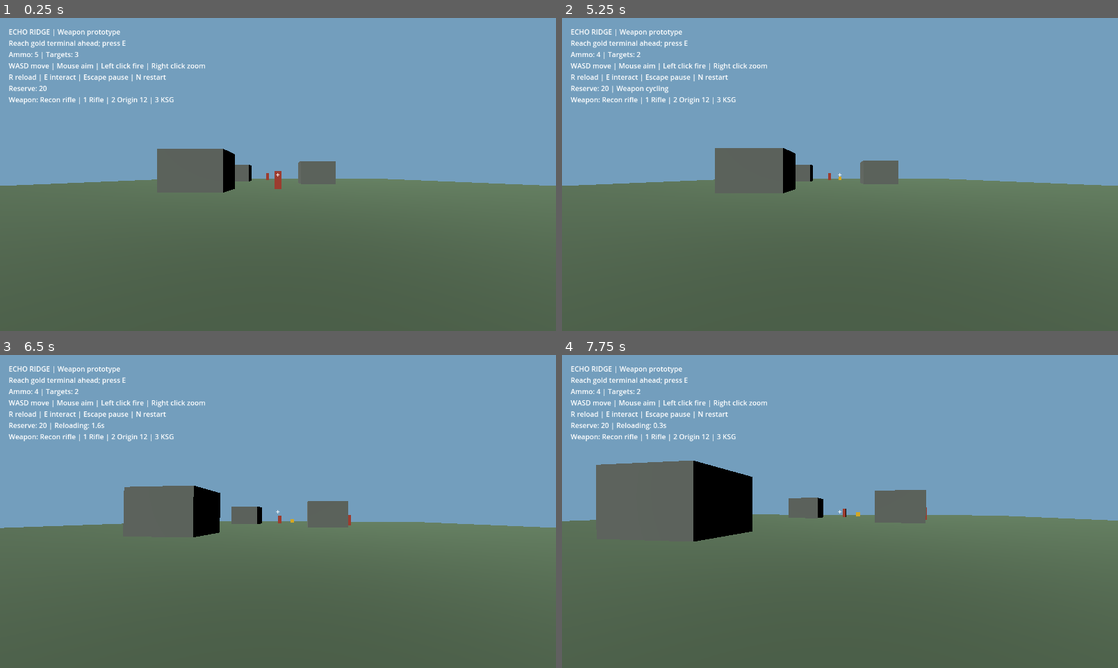
Above: before the commit, frames 1-4 (two rows, left to right).
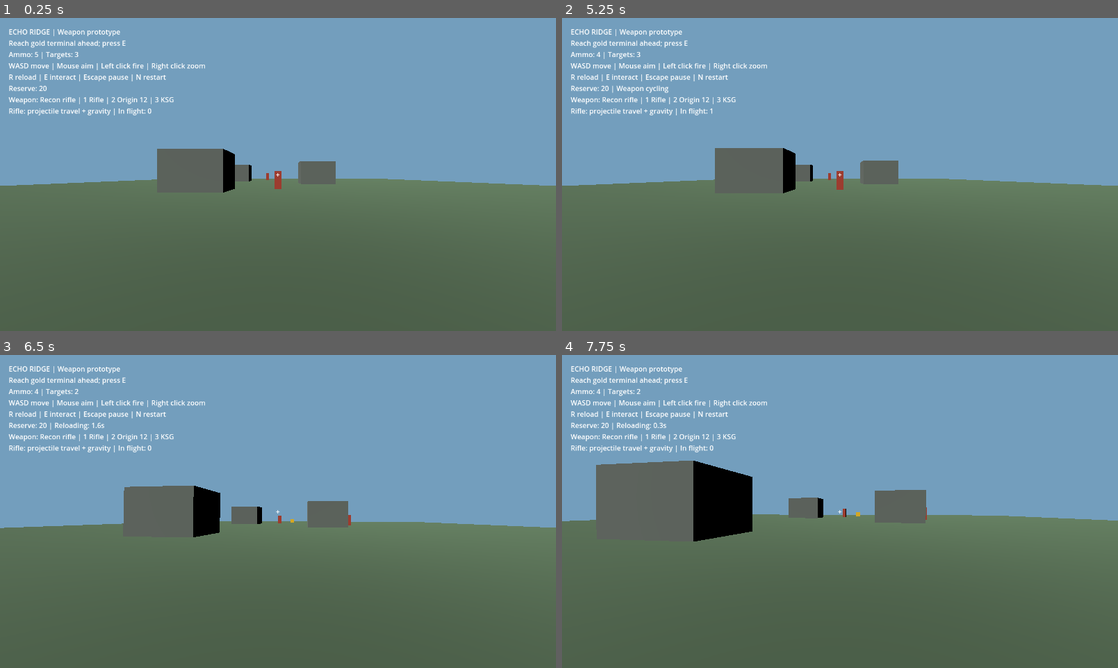
Above: after the commit, the same moments.

Repository: adam656677-oss/sniper
Game: Godot game, scene res://main.tscn
Two runs of this game, one before a commit and one after it. Both use one fixed random seed, a clock stepped at 60 frames per second and the inputs below.
Inputs (mouse positions are in pixels of both pictures, inside the frame that each line leads up to):
- Up to frame 1 (0.25 s): no input
- Up to frame 2 (5.25 s): tap E at 0.5, 1.25, 2, 2.1, 2.75, 3.5, 4.25 s; move the mouse to (867, 174) at 0.52 s; hold W from 0.53 s (still down); tap N at 0.6, 5.1 s; click (867, 174) at 0.67 s; move the mouse to (812, 174) at 1.27 s; tap R at 1.35 s; click (812, 174) at 1.42 s; move the mouse to (851, 168) at 2.02 s; click (851, 168) at 2.17 s; move the mouse to (834, 180) at 2.77 s; tap 1 at 2.85 s; click (834, 180) at 2.92 s; move the mouse to (878, 177) at 3.52 s; tap 2 at 3.6 s; click (878, 177) at 3.67 s; move the mouse to (795, 171) at 4.27 s; tap 3 at 4.35 s; click (795, 171) at 4.42 s; move the mouse to (845, 174) at 5.02 s; click (845, 174) at 5.17 s
- Up to frame 3 (6.5 s): move the mouse to (255, 505) at 5.77 s; release W at 5.78 s; hold D from 5.78 s (still down); tap R at 5.85 s; click (255, 505) at 5.92 s
- Up to frame 4 (7.75 s): move the mouse to (867, 511) at 6.52 s; release D at 6.53 s; hold W from 6.53 s (still down); tap E at 6.6 s; click (867, 511) at 6.67 s; move the mouse to (812, 511) at 7.27 s; tap 1 at 7.35 s; click (812, 511) at 7.42 s

The runs differ from the first frame. In frame 1, 0.2% of the frame differs, in the area x 1-28%, y 28-32%; in frame 2, 0.3%, in the area x 1-51%, y 11-55%; in frame 3, 0.2%; in frame 4, 0.2%.

Commit message:
Integrate travelling rifle projectiles with gravity and swept collisions

Diff:
--- a/main.tscn
+++ b/main.tscn
@@ -1,6 +1,6 @@
 [gd_scene load_steps=2 format=3]
 
-[ext_resource type="Script" path="res://weapons.gd" id="1"]
+[ext_resource type="Script" path="res://projectile_gameplay.gd" id="1"]
 
 [node name="EchoRidge" type="Node3D"]
 script = ExtResource("1")
--- /dev/null
+++ b/projectile_gameplay.gd
@@ -0,0 +1,68 @@
+extends "res://weapons.gd"
+
+const ProjectileMath = preload("res://ballistics.gd")
+const RIFLE_SPEED := 180.0 # Fictional prototype tuning in metres per second.
+const PROJECTILE_LIFETIME := 3.0
+var projectiles: Array[Dictionary] = []
+var wind_acceleration := Vector3.ZERO
+
+func fire_weapon() -> bool:
+	if active_weapon != 0:
+		return super.fire_weapon()
+	if not can_fire():
+		return false
+	ammo -= 1
+	shot_remaining = float(LOADOUT[0].interval)
+	projectiles.append({
+		"position": camera.global_position,
+		"velocity": -camera.global_basis.z * RIFLE_SPEED,
+		"age": 0.0,
+		"distance": 0.0
+	})
+	return true
+
+func advance_projectiles(delta: float) -> void:
+	if paused or finished:
+		return
+	var elapsed := maxf(delta, 0.0)
+	var excluded: Array[RID] = [player.get_rid()]
+	var space := get_world_3d().direct_space_state
+	for index in range(projectiles.size() - 1, -1, -1):
+		var projectile: Dictionary = projectiles[index]
+		var remaining := minf(elapsed, PROJECTILE_LIFETIME - float(projectile.age))
+		var removed := false
+		while remaining > 0.0:
+			var dt := minf(remaining, 1.0 / 120.0)
+			var start: Vector3 = projectile.position
+			var state := ProjectileMath.step(start, projectile.velocity, dt, 9.81, wind_acceleration)
+			var finish: Vector3 = state.position
+			var segment_length := start.distance_to(finish)
+			var range_left := maxf(0.0, float(LOADOUT[0].range) - float(projectile.distance))
+			if segment_length > range_left:
+				finish = start.move_toward(finish, range_left)
+			var hit := ProjectileMath.trace_segment(space, start, finish, excluded)
+			if not hit.is_empty():
+				if hit.collider in targets:
+					targets.erase(hit.collider)
+					hit.collider.queue_free()
+				removed = true
+				break
+			projectile.position = finish
+			projectile.velocity = state.velocity
+			projectile.age = float(projectile.age) + dt
+			projectile.distance = float(projectile.distance) + start.distance_to(finish)
+			remaining = maxf(0.0, remaining - dt)
+			if segment_length >= range_left:
+				removed = true
+				break
+		if removed or float(projectile.age) >= PROJECTILE_LIFETIME:
+			projectiles.remove_at(index)
+
+func _physics_process(delta: float) -> void:
+	super._physics_process(delta)
+	if finished:
+		projectiles.clear()
+		return
+	advance_projectiles(delta)
+	if not paused:
+		hud.text += "\nRifle: projectile travel + gravity | In flight: %d" % projectiles.size()
